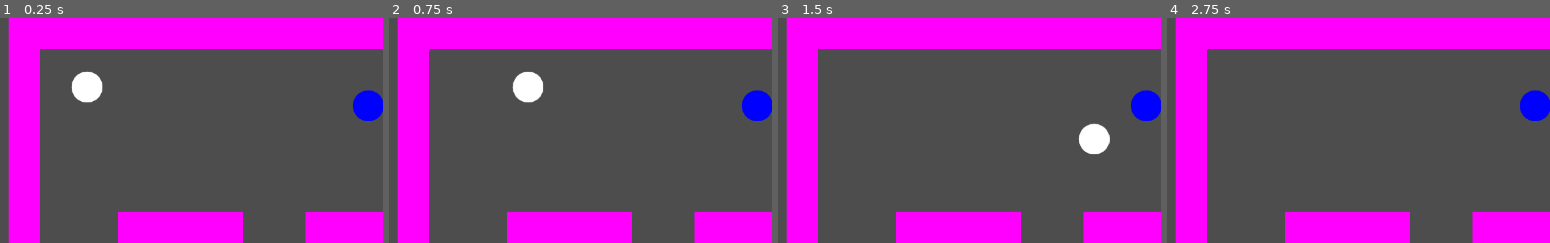
Above: before the commit, frames 1-4 (left to right).
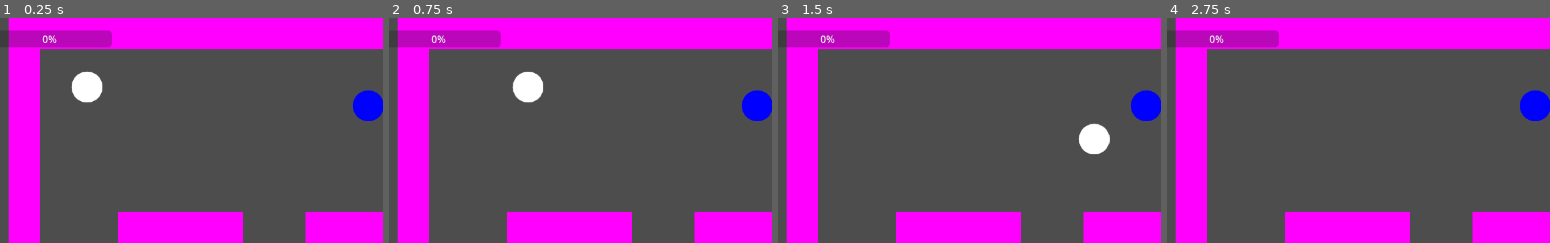
Above: after the commit, the same moments.

Repository: cty012/terror-on-the-tracks-demo
Game: Godot game, scene res://scenes/game.tscn
Two runs of this game, one before a commit and one after it. Both use one fixed random seed, a clock stepped at 60 frames per second and the inputs below.
Inputs:
- Up to frame 1 (0.25 s): no input
- Up to frame 2 (0.75 s): tap Enter at 0.5 s; hold D from 0.53 s (still down); tap E at 0.6 s
- Up to frame 3 (1.5 s): release D at 1.28 s; hold S from 1.28 s (still down); tap E at 1.35 s
- Up to frame 4 (2.75 s): tap Space at 2 s; release S at 2.03 s; hold D from 2.03 s (still down); tap F at 2.1 s; tap E at 2.3 s
The pictures show only the part of the screen within x 4-54%, y 0-50%; the shares and areas given below are measured in that part.

The runs differ from the first frame. In frame 1, 2.0% of the frame differs, in the area x 2-30%, y 5-13%; in frame 2, 2.0%; in frame 3, 2.0%; in frame 4, 2.0%.

Commit message:
Sus meter

Diff:
--- a/project.godot
+++ b/project.godot
@@ -19,6 +19,7 @@
 
 window/size/viewport_width=1280
 window/size/viewport_height=720
+window/dpi/allow_hidpi=false
 
 [rendering]
 
--- a/scenes/game.tscn
+++ b/scenes/game.tscn
@@ -8,8 +8,9 @@
 [ext_resource type="Script" path="res://scripts/systems/dialogue_system.gd" id="4_ghhox"]
 [ext_resource type="Script" path="res://scripts/systems/debug_system.gd" id="4_glw46"]
 [ext_resource type="Script" path="res://scripts/controllers/professor_controller.gd" id="7_x2f58"]
+[ext_resource type="Script" path="res://scripts/controllers/ui_sus_meter.gd" id="8_4duxu"]
 [ext_resource type="Script" path="res://scripts/controllers/dialogue_range_controller.gd" id="9_6tywj"]
-[ext_resource type="PackedScene" uid="uid://d1gtcvhspy8ya" path="res://prefabs/ui/action_label.tscn" id="9_wm34p"]
+[ext_resource type="PackedScene" path="res://prefabs/ui/action_label.tscn" id="9_wm34p"]
 
 [sub_resource type="GDScript" id="GDScript_palwq"]
 script/source = "extends Control
@@ -32,6 +33,9 @@
         $choice_list.add_child(item)
 "
 
+[sub_resource type="StyleBoxFlat" id="StyleBoxFlat_olloi"]
+bg_color = Color(0.752941, 0, 0, 1)
+
 [sub_resource type="CircleShape2D" id="CircleShape2D_cdq3x"]
 radius = 27.0
 
@@ -63,11 +67,11 @@
 [node name="actions_system" type="Node" parent="."]
 script = ExtResource("3_8fg7i")
 
+[node name="debug_system" type="Node" parent="."]
+script = ExtResource("4_glw46")
+
 [node name="input_system" type="Node" parent="."]
 script = ExtResource("1_nh1b4")
-
-[node name="debug_system" type="Node" parent="."]
-script = ExtResource("4_glw46")
 
 [node name="camera" type="Camera2D" parent="."]
 script = ExtResource("4_57u3r")
@@ -154,6 +158,15 @@
 [node name="action_label" parent="hud/action_list" instance=ExtResource("9_wm34p")]
 layout_mode = 2
 
+[node name="sus-meter" type="ProgressBar" parent="hud"]
+layout_mode = 0
+offset_left = 30.0
+offset_top = 20.0
+offset_right = 230.0
+offset_bottom = 47.0
+theme_override_styles/fill = SubResource("StyleBoxFlat_olloi")
+script = ExtResource("8_4duxu")
+
 [node name="player" type="CharacterBody2D" parent="."]
 position = Vector2(-450, -250)
 script = ExtResource("1_0bvfg")
--- /dev/null
+++ b/scripts/controllers/ui_sus_meter.gd
@@ -0,0 +1,27 @@
+extends ProgressBar
+
+var event_system: EventSystem
+
+
+var sus_value := 0  # 0 to 100
+var lsid_sus_change := 0
+
+
+func on_sus_change(event):
+    sus_value = min(max(sus_value + event["amount"], 0), 100)
+    self.value = sus_value
+
+
+# Called when the node enters the scene tree for the first time.
+func _ready() -> void:
+    event_system = $/root/scene/event_system
+    lsid_sus_change = event_system.add_listener("game::sus-change", on_sus_change)
+
+
+func _exit_tree() -> void:
+    event_system.remove_listener(lsid_sus_change)
+
+
+# Called every frame. 'delta' is the elapsed time since the previous frame.
+func _process(delta: float) -> void:
+    pass
--- a/scripts/systems/debug_system.gd
+++ b/scripts/systems/debug_system.gd
@@ -1,16 +1,22 @@
 extends Node
 
 var event_system: EventSystem
+var input_system: InputSystem
 
 
 # Called when the node enters the scene tree for the first time.
 func _ready() -> void:
     event_system = $/root/scene/event_system
+    input_system = $/root/scene/input_system
 
 
 # Called every frame. 'delta' is the elapsed time since the previous frame.
 func _process(delta: float) -> void:
-    if Input.is_key_pressed(KEY_COMMA):
+    if input_system.is_key_just_pressed(KEY_COMMA):
         event_system.emit("game::switch-car", { "index": 0 })
-    elif Input.is_key_pressed(KEY_PERIOD):
+    elif input_system.is_key_just_pressed(KEY_PERIOD):
         event_system.emit("game::switch-car", { "index": 1 })
+    elif input_system.is_key_just_pressed(KEY_EQUAL):
+        event_system.emit("game::sus-change", { "amount": 10 })
+    elif input_system.is_key_just_pressed(KEY_MINUS):
+        event_system.emit("game::sus-change", { "amount": -10 })
Not shown: 1 places in scenes/game.tscn that only renumber resources
